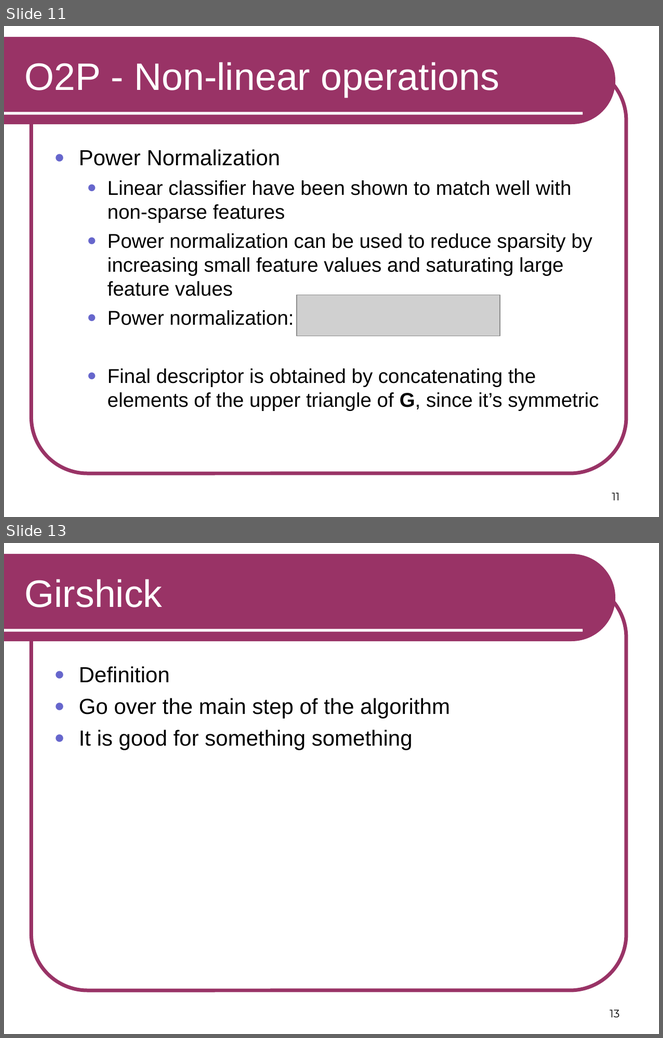
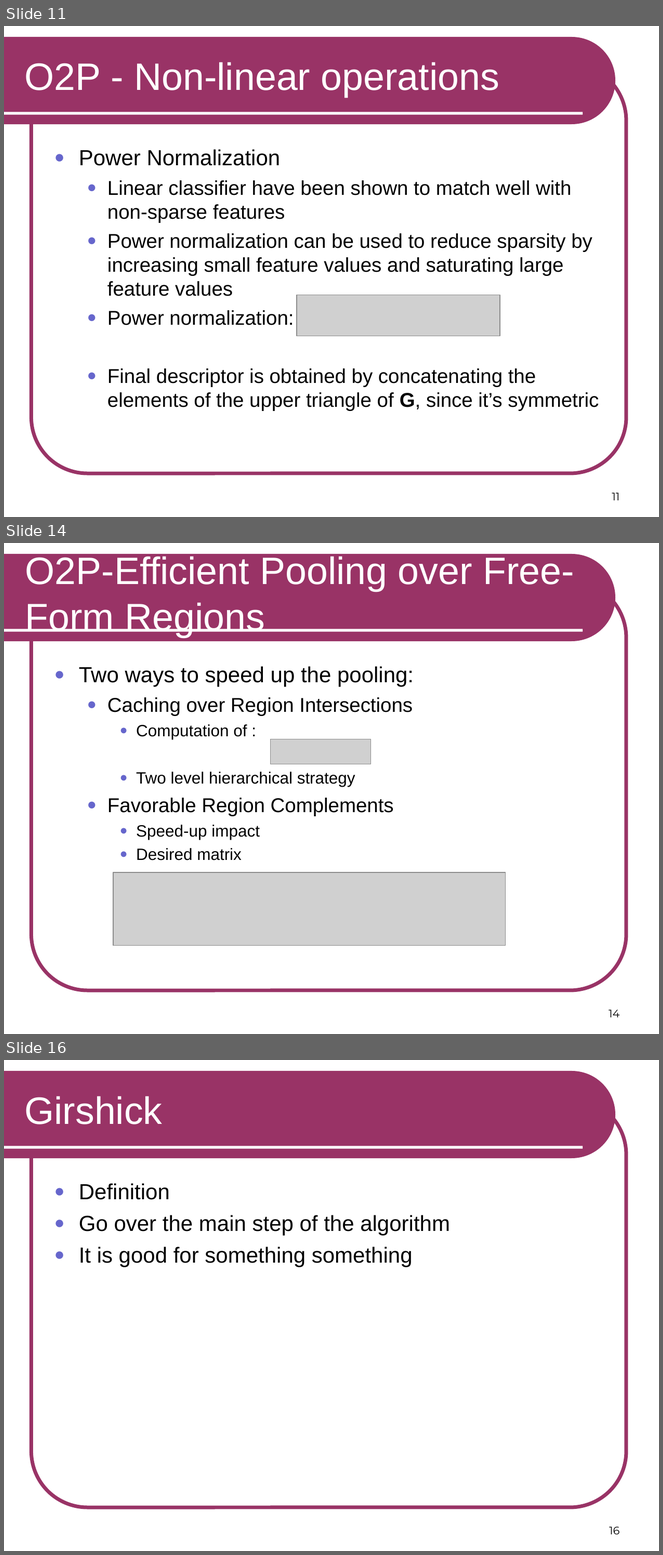
Before and after one commit to RSIP/SSI-SemanticSegmentation, a slide deck: template_slides.ppt. Shown one above the other, each under a label of ours: slides 11 and 13 before the commit, slides 11, 14 and 16 after it; the slides between them are not shown. The pictures are 663x1038 and 663x1555 pixels, drawn with LibreOffice and Linux fonts; fonts in the diff are those of the drawing; grey boxes stand for pictures. Boxes give left, top, right and bottom in pixels: in the first picture for what was removed or moved away, otherwise in the second. Text is boxed around its words. In the diff, an @@ line names an element or a change of style, - is before the commit and + after.

Commit message:
Draft-Pao

```diff
--- a/template_slides.ppt
+++ b/template_slides.ppt
@@ slide 14 added at [4,543,659,1034], background #FFFFFF; not listed: 3 template elements that a slide beside it also shows @@
@@ title added at [25,556,574,637], 42 pt, text #FFFFFF @@
+O2P-Efficient Pooling over Free-Form Regions
@@ text added at [79,666,414,861], 18 pt, text #000000 @@
+● Two ways to speed up the pooling:
+  ● Caching over Region Intersections
+    ● Computation of :
+    ● Two level hierarchical strategy
+  ● Favorable Region Complements
+    ● Speed-up impact
+    ● Desired matrix
@@ picture added at [271,740,371,765] @@
@@ picture added at [113,873,506,946] @@
@@ page number added at [609,1010,620,1018], 12 pt, text #000000 @@
+14
@@ what was slide 13 is now slide 16 @@
@@ page number at [609,1527,620,1535]: text changed @@
-13
+16
```
Also in this commit, not shown: 4 other slides added, 2 slides removed.
